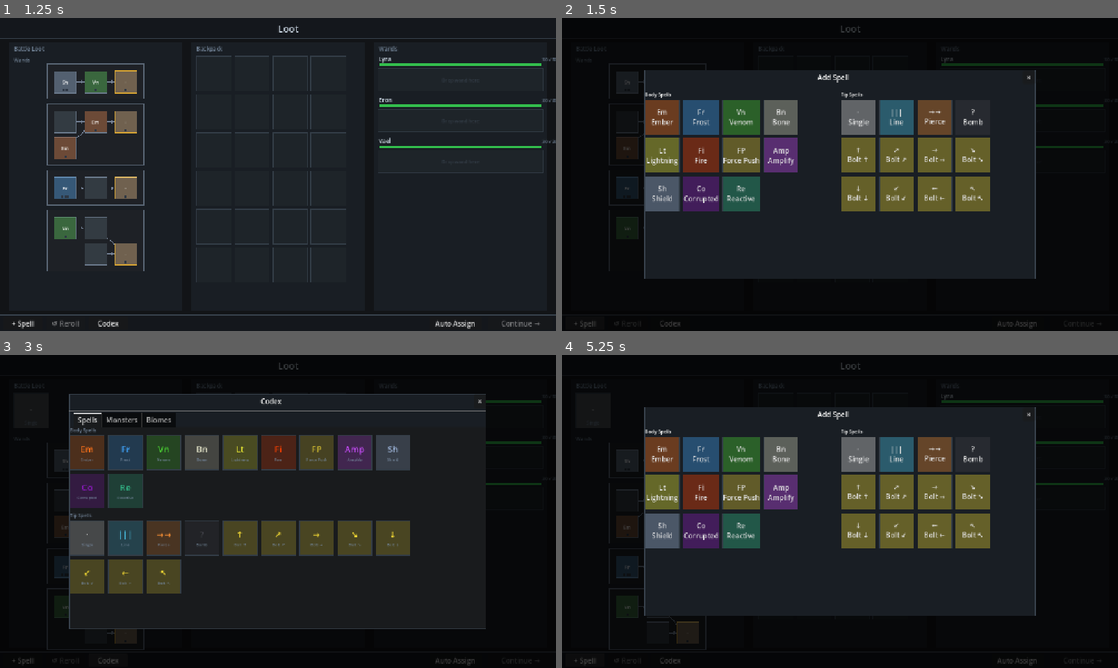
Above: before the commit, frames 1-4 (two rows, left to right).
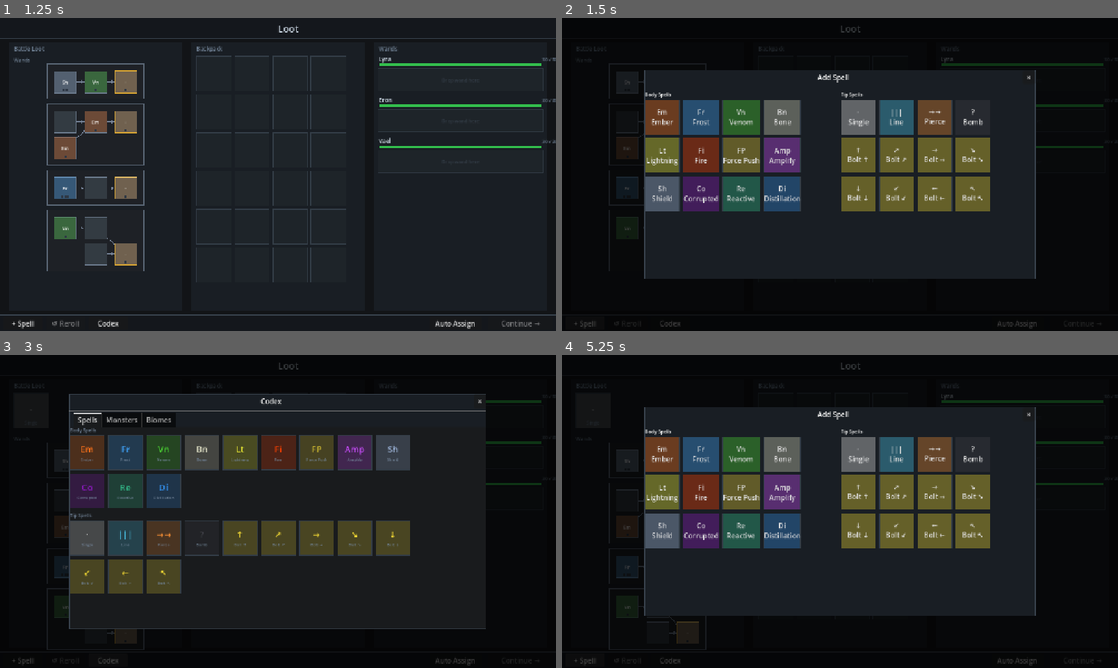
Above: after the commit, the same moments.

Repository: MoYapro/magic-monster-battle
Game: Godot game, scene res://scenes/world/path_selection_screen.tscn
Two runs of this game, one before a commit and one after it. Both use one fixed random seed, a clock stepped at 60 frames per second and the inputs below.
Inputs (mouse positions are in pixels of both pictures, inside the frame that each line leads up to):
- Up to frame 1 (1.25 s): tap Enter at 0.5 s; move the mouse to (400, 158) at 0.52 s; tap Z at 0.6 s; click (400, 158) at 0.67 s
- Up to frame 2 (1.5 s): click "+ Spell" at 1.25 s
- Up to frame 3 (3 s): click "· Single" at 2 s; click "Codex" at 2.75 s
- Up to frame 4 (5.25 s): click "Auto Assign" at 3.5 s; click "×" at 4.25 s; click "+ Spell" at 5 s

Frame 1 is identical in both runs. In frame 2, 1.1% of the frame differs, in the area x 36-43%, y 26-62%; in frame 3, 0.7%; in frame 4, 1.1%.

Commit message:
add distillation spell mod

Diff:
--- a/scripts/battle/spell_registry.gd
+++ b/scripts/battle/spell_registry.gd
@@ -20,6 +20,7 @@
 		SpellShield.create(),
 		SpellCorrupted.create(),
 		SpellReactive.create(),
+		SpellDistillation.create(),
 	]
 
 
--- /dev/null
+++ b/scripts/battle/spells/spell_distillation.gd
@@ -0,0 +1,9 @@
+class_name SpellDistillation
+
+static func create() -> SpellData:
+	var s := SpellData.new("Distillation", "Di", ["distillation"], Color(0.20, 0.55, 0.90), [], "", 0, 1,
+			"Converts the damage of the next spell into additional stacks or effects.")
+	s.spell_id = "distillation"
+	s.spell_type = "modifier"
+	s.modifier_effect = {"type": "distillation"}
+	return s
--- a/scripts/battle/wand_evaluator.gd
+++ b/scripts/battle/wand_evaluator.gd
@@ -99,6 +99,19 @@
 			ev.mana_refund += mod.get("amount", 0)
 		"reactive":
 			ev.reactive = true
+		"distillation":
+			var bonus := ev.total_damage
+			for effect: Dictionary in ev.on_hit_effects:
+				if effect.get("stacks_from_damage", false):
+					effect["stacks"] = bonus * 2
+					effect.erase("stacks_from_damage")
+				elif effect.has("stacks"):
+					effect["stacks"] = effect.get("stacks", 0) + bonus
+				elif effect.get("type", "") == "bounce":
+					effect["per_cast"] = effect.get("per_cast", 1) + bonus
+				elif effect.has("distance_per_cast"):
+					effect["distance_per_cast"] = effect.get("distance_per_cast", 1) + bonus
+			ev.total_damage = 0
 		"corrupted":
 			ev.corrupted = true
 			var bonus := 0
